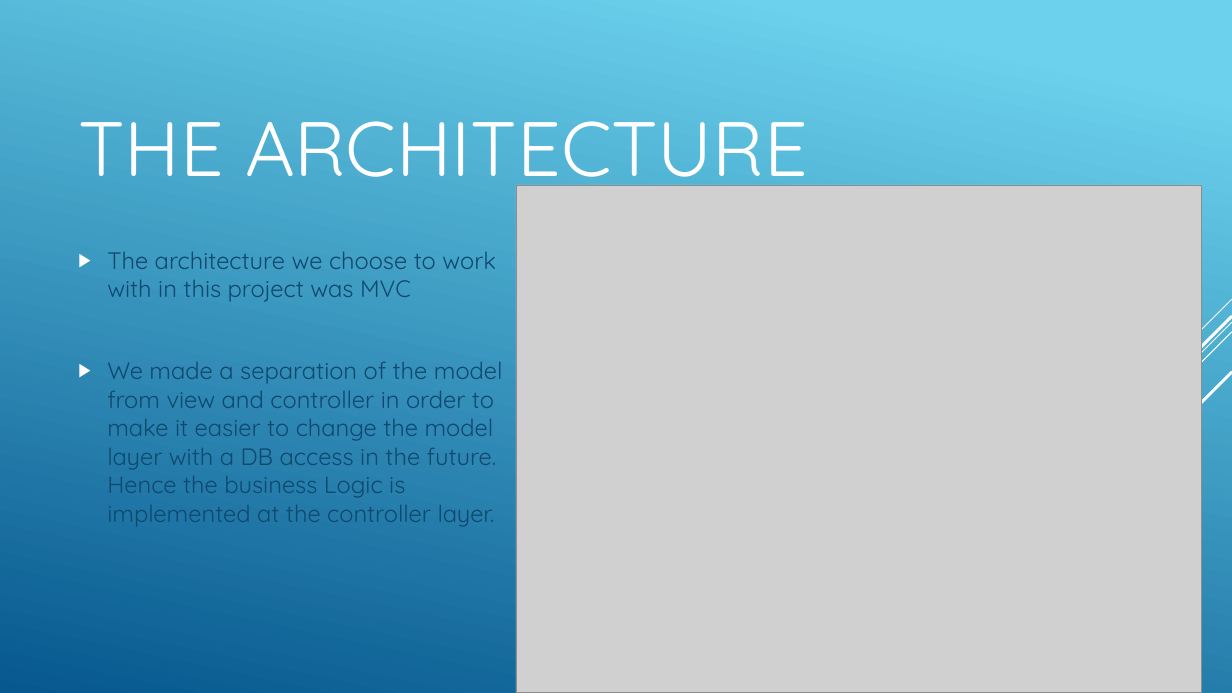
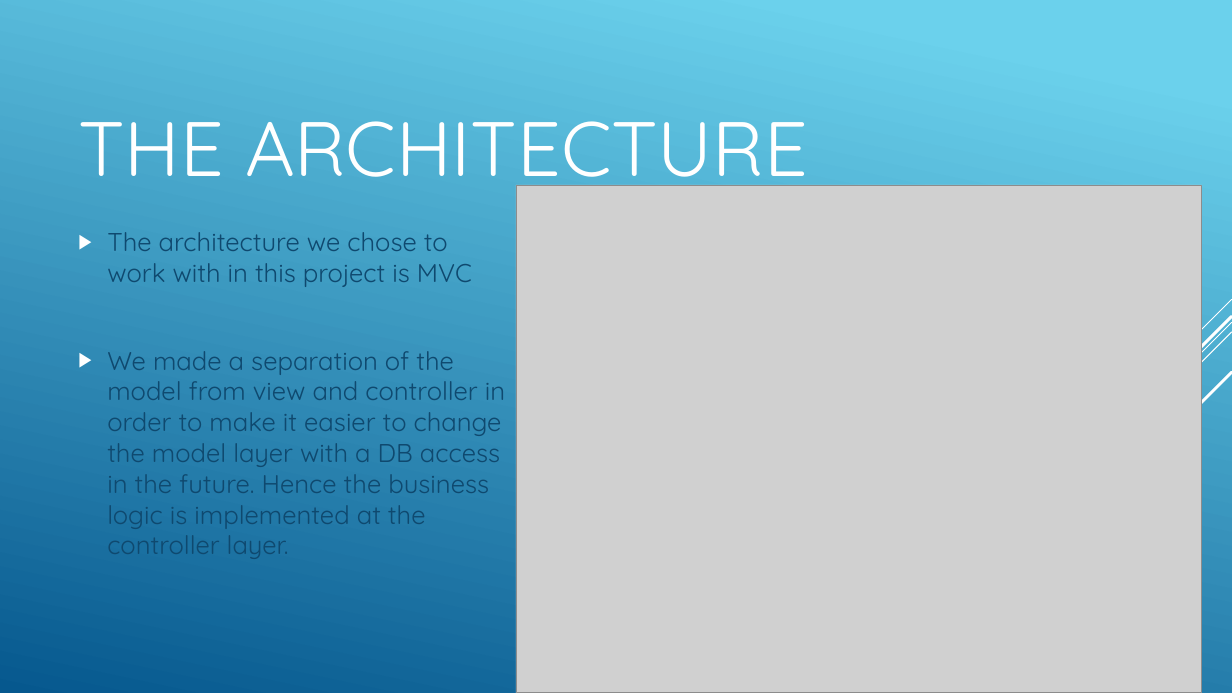
Before and after one commit to haimadrian/SE-Java-Project, a slide deck: slide 3 of Project presentation/SPA-Presentation.pptx. Drawn at 1232x693 pixels with LibreOffice and Linux fonts; fonts in the diff are those of the drawing; grey boxes stand for pictures. Boxes give left, top, right and bottom in pixels: in the first picture for what was removed or moved away, otherwise in the second. Text is boxed around its words. In the diff, an @@ line names an element or a change of style, - is before the commit and + after.

```diff
--- a/Project presentation/SPA-Presentation.pptx
+++ b/Project presentation/SPA-Presentation.pptx
@@ text "The architecture we chose to ..." at (107,232,505,559): vertical alignment middle to top @@
@@ text at (107,232,505,559): text changed; size 18.5 to 20 pt @@
-▶ The architecture we choose to work with in this project was MVC
-▶ We made a separation of the model from view and controller in order to make it easier to change the model layer with a DB access in the future. Hence the business Logic is implemented at the controller layer.
+▶ The architecture we chose to work with in this project is MVC
+▶ We made a separation of the model from view and controller in order to make it easier to change the model layer with a DB access in the future. Hence the business logic is implemented at the controller layer.
```
Also in this commit, not shown: 2 other slides changed, 2 slides added, 3 other files.
